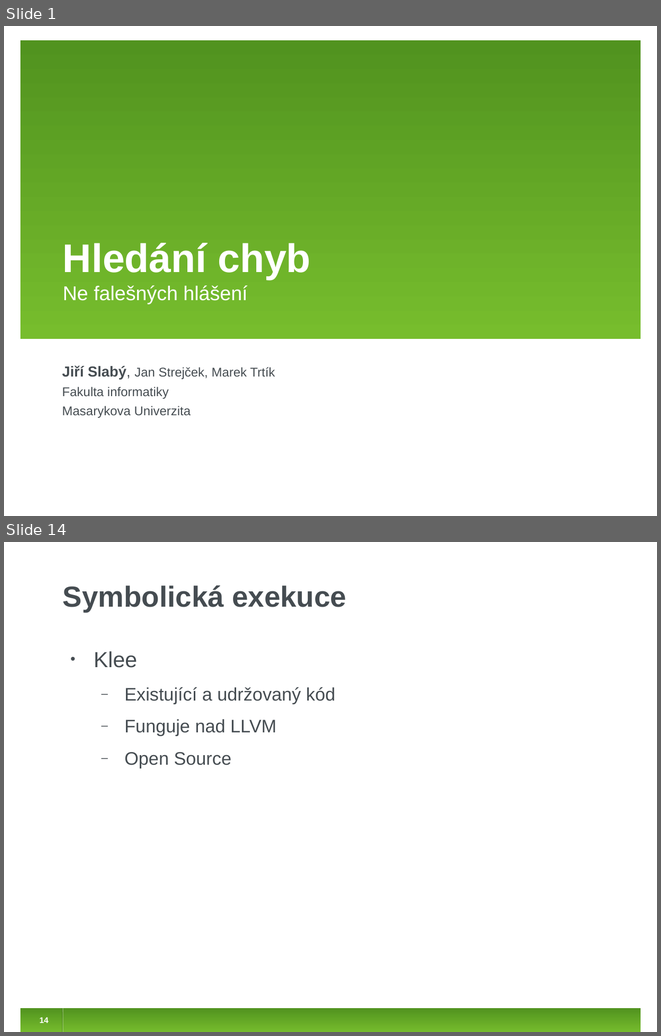
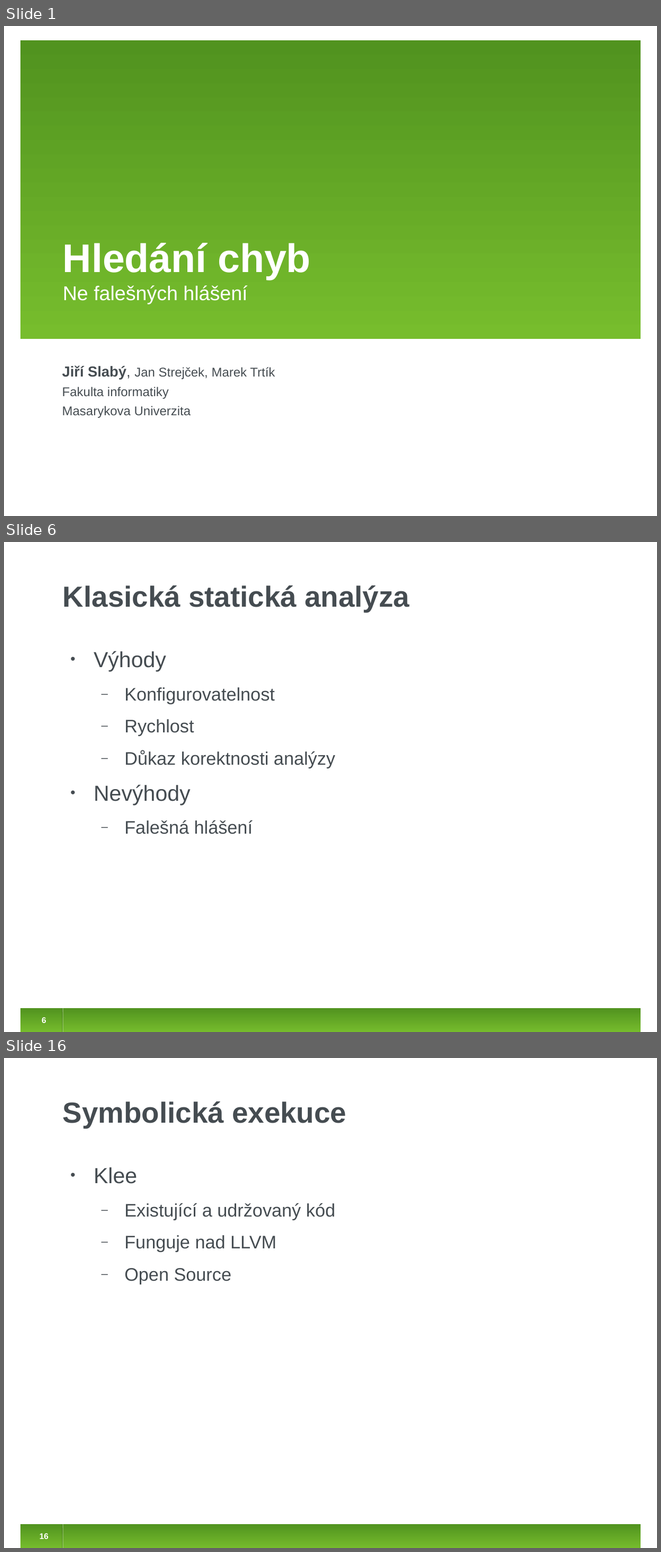
Before and after one commit to jirislaby/writings, a slide deck: presentations/stanse_prase.odp. Shown one above the other, each under a label of ours: slides 1 and 14 before the commit, slides 1, 6 and 16 after it; the slides between them are not shown. The pictures are 661x1036 and 661x1552 pixels, drawn with LibreOffice and Linux fonts; fonts in the diff are those of the drawing. Boxes give left, top, right and bottom in pixels: in the first picture for what was removed or moved away, otherwise in the second. Text is boxed around its words. In the diff, an @@ line names an element or a change of style, - is before the commit and + after.

```diff
--- a/presentations/stanse_prase.odp
+++ b/presentations/stanse_prase.odp
@@ slide 6 added at [4,542,657,1032], background #FFFFFF; not listed: 4 template elements that a slide beside it also shows @@
@@ title added at [63,585,409,612], 32 pt, text #454C51, bold @@
+Klasická statická analýza
@@ text added at [94,651,335,834], 20 pt, text #454C51 @@
+• Výhody
+  ‒ Konfigurovatelnost
+  ‒ Rychlost
+  ‒ Důkaz korektnosti analýzy
+• Nevýhody
+  ‒ Falešná hlášení
@@ what was slide 14 is now slide 16 @@
@@ page number at [40,1533,49,1539]: text changed @@
-14
+16
```
Also in this commit, not shown: 10 slides changed, 4 other slides added, 3 slides removed.
